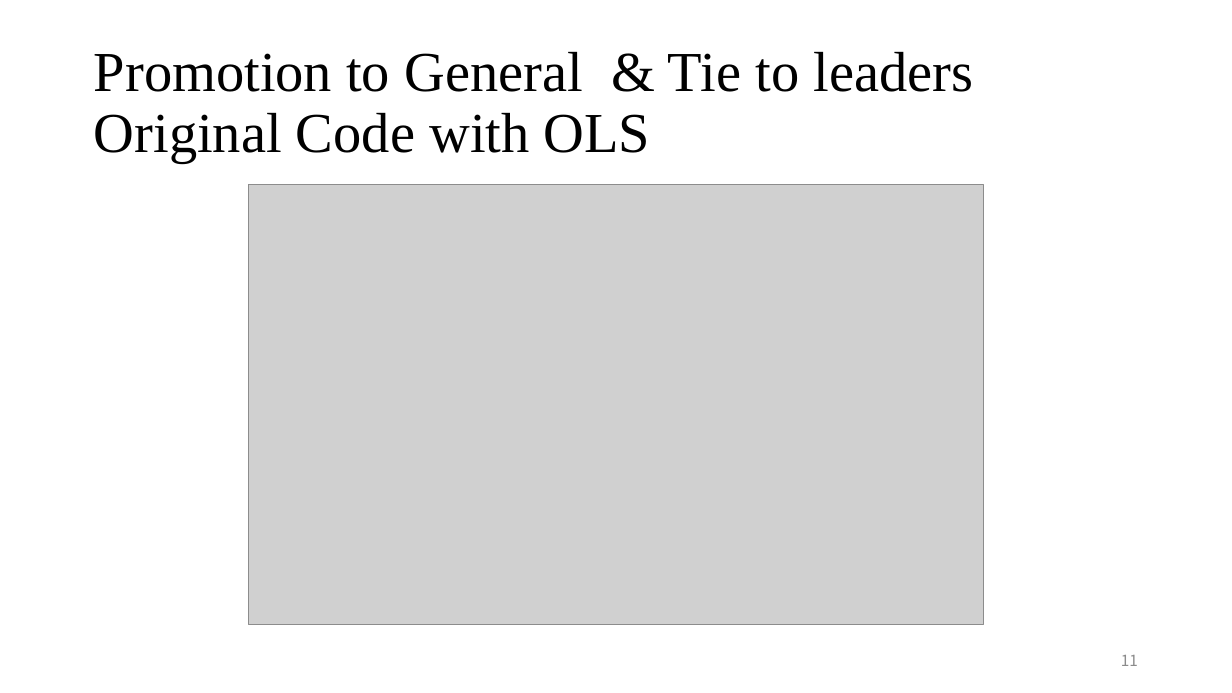
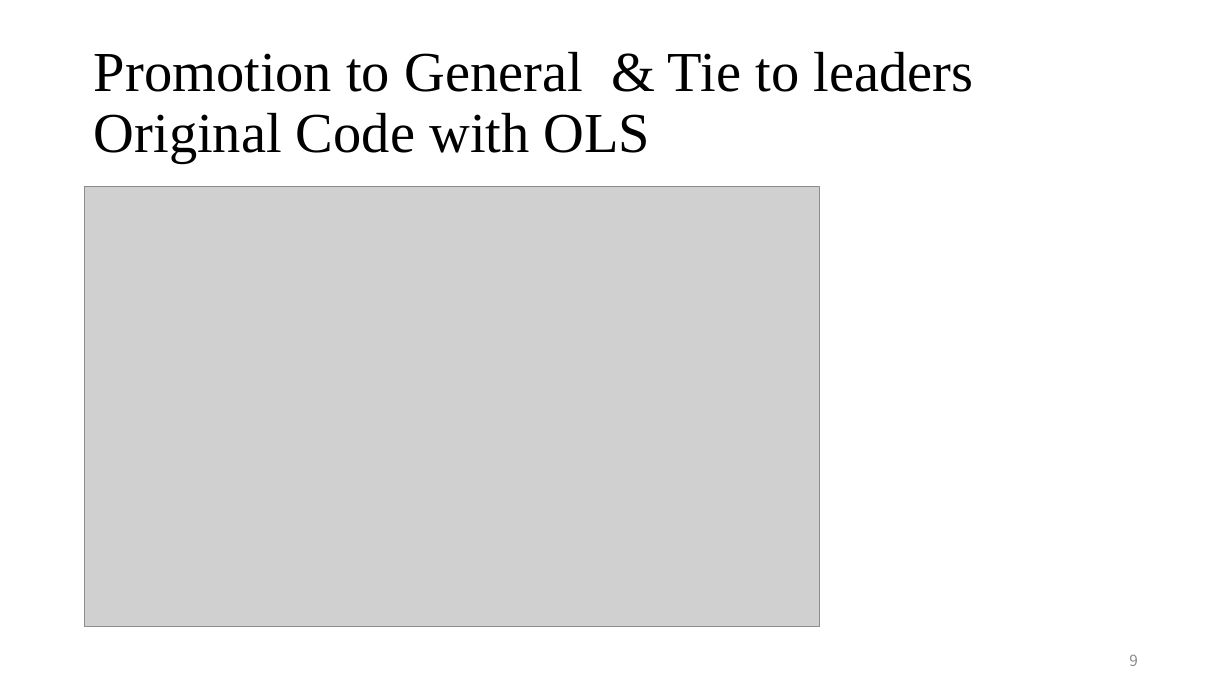
Before and after one commit to CaesarCoder/StatsII_Spring2023, a slide deck: slide 9 of Replication Project/Replication_Tianxin_Zhang_21352232.pptx (slide 11 before the commit). Drawn at 1232x693 pixels with LibreOffice and Linux fonts; fonts in the diff are those of the drawing; grey boxes stand for pictures. Boxes give left, top, right and bottom in pixels: in the first picture for what was removed or moved away, otherwise in the second. Text is boxed around its words. In the diff, an @@ line names an element or a change of style, - is before the commit and + after.

```diff
--- a/Replication Project/Replication_Tianxin_Zhang_21352232.pptx
+++ b/Replication Project/Replication_Tianxin_Zhang_21352232.pptx
@@ picture: place and size @@
-picture at (249,185,983,625)
+picture at (85,187,820,627)
@@ page number at (1129,654,1138,666): text changed @@
-11
+9
```
Also in this commit, not shown: 4 other slides changed, 1 other file.
